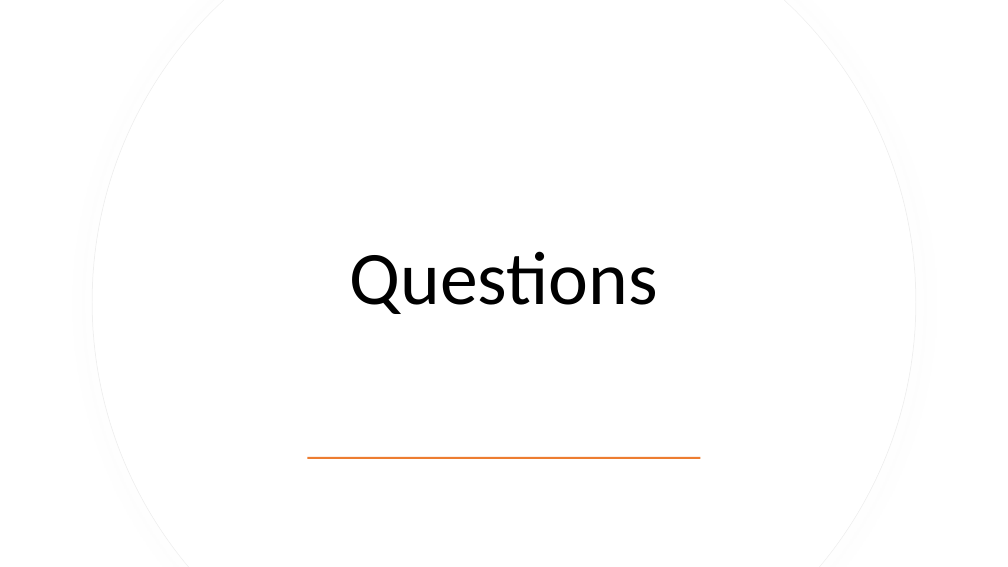
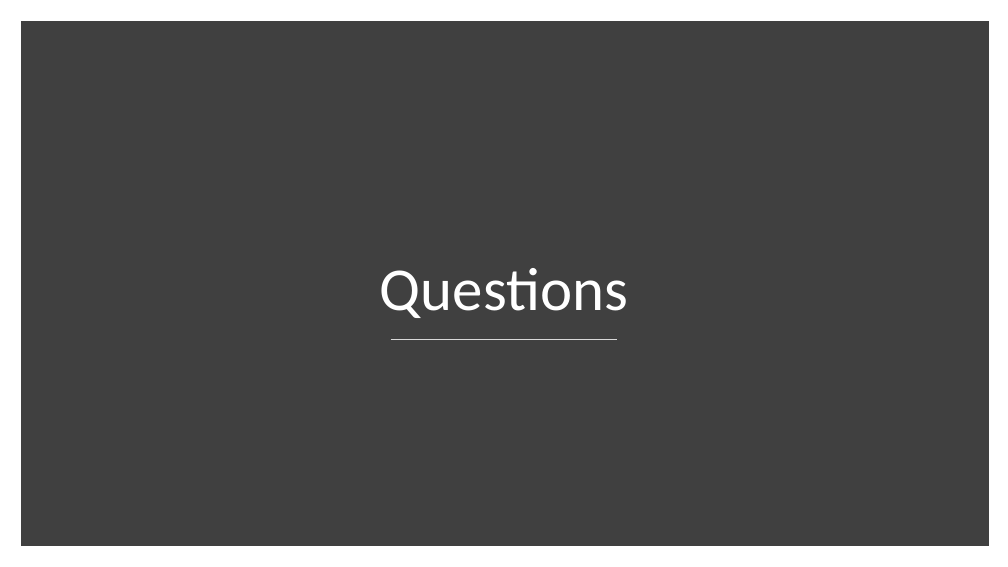
Before and after one commit to codeznstuff/ActorModelDemo, a slide deck: slide 11 of Docs/ActorModel.pptx. Drawn at 1008x567 pixels with LibreOffice and Linux fonts; fonts in the diff are those of the drawing. Boxes give left, top, right and bottom in pixels: in the first picture for what was removed or moved away, otherwise in the second. Text is boxed around its words. In the diff, an @@ line names an element or a change of style, - is before the commit and + after.

```diff
--- a/Docs/ActorModel.pptx
+++ b/Docs/ActorModel.pptx
@@ rectangle added at (x1=26, y1=26, x2=984, y2=541), fill #404040, outline #404040 10 pt @@
@@ freeform shape removed at (x1=92, y1=0, x2=917, y2=567) @@
@@ freeform shape removed at (x1=93, y1=0, x2=916, y2=567) @@
@@ title "Questions" moved from (x1=350, y1=251, x2=658, y2=314) to (x1=380, y1=268, x2=628, y2=318) @@
@@ title "Questions" at (x1=380, y1=268, x2=628, y2=318): size 72 to 58 pt, text colour #000000 to #FFFFFF; vertical alignment middle to bottom @@
@@ line added from (391, 340) to (618, 340), #D9D9D9 1 pt @@
@@ rectangle removed at (x1=308, y1=457, x2=701, y2=459) @@
```
Also in this commit, not shown: 6 other slides changed, 4 slides added, 4 slides removed.
